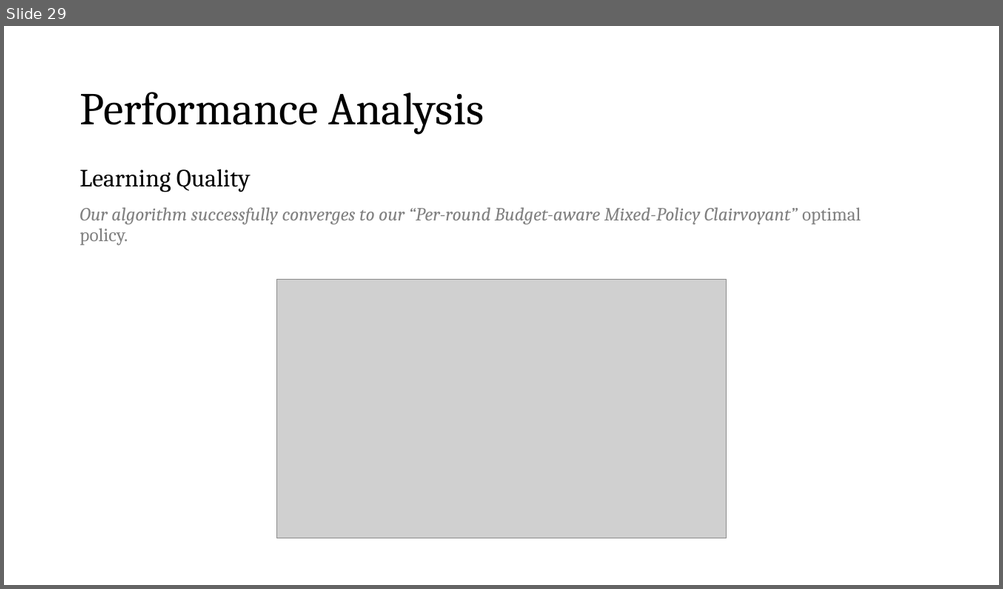
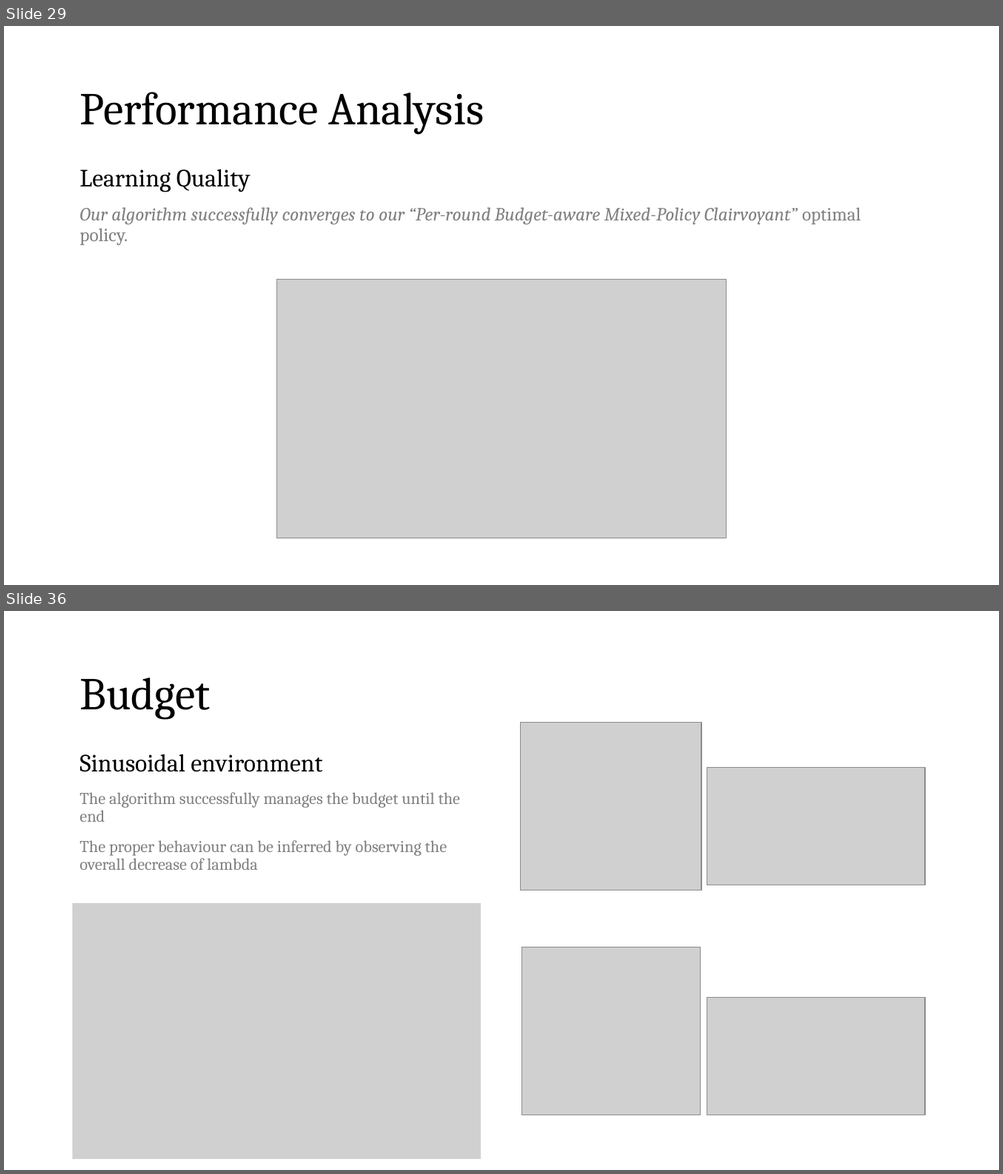
Before and after one commit to peetceenatoo/online-learning, a slide deck: Slides.pptx. Shown one above the other, each under a label of ours: slide 29 before the commit, slides 29 and 36 after it; the slides between them are not shown. The pictures are 1003x589 and 1003x1174 pixels, drawn with LibreOffice and Linux fonts; fonts in the diff are those of the drawing; grey boxes stand for pictures. Boxes give left, top, right and bottom in pixels: in the first picture for what was removed or moved away, otherwise in the second. Text is boxed around its words. In the diff, an @@ line names an element or a change of style, - is before the commit and + after.

```diff
--- a/Slides.pptx
+++ b/Slides.pptx
@@ slide 36 added at (x1=4, y1=611, x2=999, y2=1170), background #FFFFFF @@
@@ title added at (x1=79, y1=678, x2=210, y2=720), 44 pt, text #000000 @@
+Budget
@@ picture added at (x1=521, y1=722, x2=701, y2=891) @@
@@ text added at (x1=79, y1=754, x2=460, y2=870), 16 pt, text #808080 @@
+Sinusoidal environment
+The algorithm successfully manages the budget until the end
+The proper behaviour can be inferred by observing the overall decrease of lambda
@@ picture added at (x1=707, y1=767, x2=925, y2=885) @@
@@ picture added at (x1=73, y1=903, x2=481, y2=1159) @@
@@ picture added at (x1=522, y1=948, x2=700, y2=1116) @@
@@ picture added at (x1=707, y1=997, x2=925, y2=1116) @@
```
Also in this commit, not shown: 1 slide changed, 8 other slides added, 1 other file.
